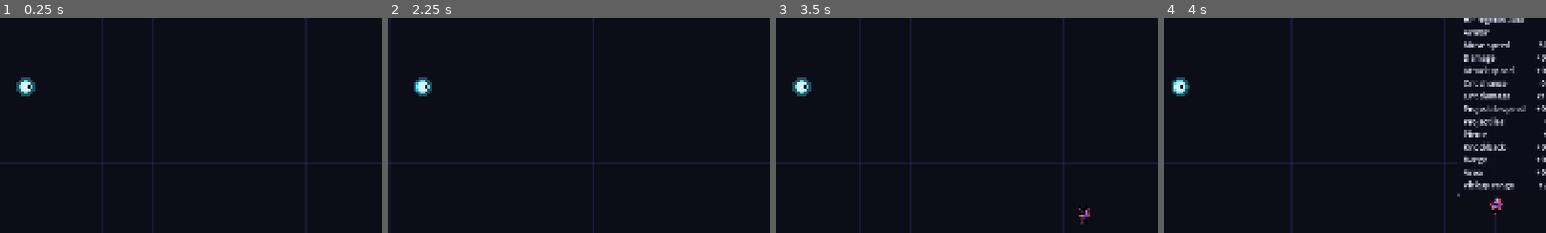
Above: before the commit, frames 1-4 (left to right).
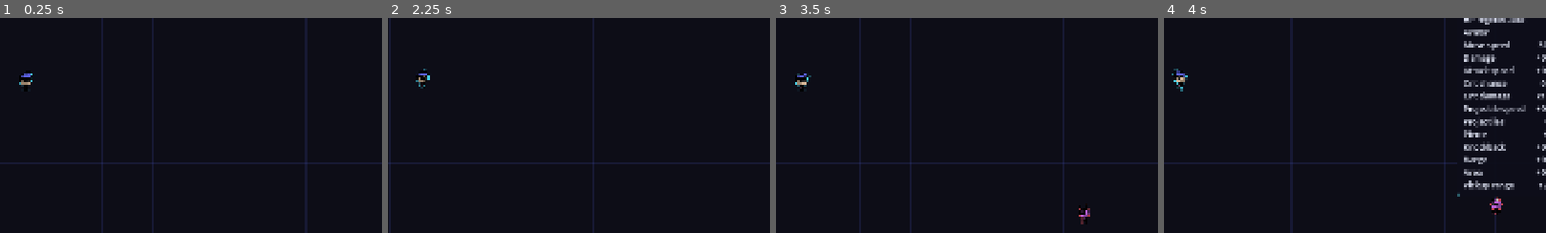
Above: after the commit, the same moments.

Repository: Mowgli2000/survivor-game
Game: Godot game, scene res://src/run/run.tscn
Same seed, same stepped clock (60 frames per second), same inputs: the game is played once before the commit and once after it.
Inputs (mouse positions are % of the whole screen's width and height, from its top left):
- Up to frame 1 (0.25 s): no input
- Up to frame 2 (2.25 s): tap Enter at 0.5 s; move the mouse to (72, 45) at 0.52 s; hold D (move_right) 0.53-1.25 s; hold Tab (show_stats) 0.53-1.25 s; click (72, 45) at 0.67 s; drag from (30, 55) to (45, 70) at 1.27 s; tap Space at 2 s; move the mouse to (60, 28) at 2.02 s; hold D (move_right) from 2.03 s (still down); tap Alt at 2.1 s
- Up to frame 3 (3.5 s): release D (move_right) at 2.75 s; drag from (45, 70) to (20, 35) at 2.77 s
- Up to frame 4 (4 s): move the mouse to (80, 65) at 3.52 s; hold A (move_left) from 3.53 s (still down); hold Tab (show_stats) from 3.53 s (still down)
The pictures show only the part of the screen within x 47-97%, y 34-84%; the shares and areas given below are measured in that part.

The runs differ from the first frame. In frame 1, 0.4% of the frame differs, in the area x 4-10%, y 25-37%; in frame 2, 0.4%; in frame 3, 0.4%; in frame 4, 0.4%, in the area x 2-7%, y 23-37%.

Commit message:
feat: animated player sprite
Co-Authored-By: Claude Opus 5.5 <noreply@anthropic.com>

Diff:
--- a/data/characters/drifter.tres
+++ b/data/characters/drifter.tres
@@ -15,3 +15,4 @@
 invulnerability_time = 0.5
 radius = 16.0
 color = Color(0.85, 0.95, 1, 1)
+sprite_id = &"player"
--- a/src/player/character_data.gd
+++ b/src/player/character_data.gd
@@ -13,3 +13,5 @@
 
 @export_group("Visual (placeholder)")
 @export var color: Color = Color(0.85, 0.95, 1.0)
+## Sprite sheet id in assets/sprites/ (empty: placeholder circle).
+@export var sprite_id: StringName
--- a/src/player/player.gd
+++ b/src/player/player.gd
@@ -6,6 +6,11 @@
 signal health_changed(hp: float, max_hp: float)
 signal damaged(amount: float)
 signal died
+
+## Sprite height in px per px of collision radius.
+const SPRITE_HEIGHT_PER_RADIUS := 3.6
+## Feet sit this fraction of the radius below the player center.
+const SPRITE_FOOT := 0.8
 
 var stats: StatBlock
 var hp: float = 1.0
@@ -18,6 +23,7 @@
 
 var weapons: WeaponHolder
 var camera: GameCamera
+var animator := SpriteAnimator.new()
 
 var _data: CharacterData
 var _arena: Rect2
@@ -29,6 +35,9 @@
 	_data = data
 	_arena = arena
 	radius = data.radius
+	var path := "res://assets/sprites/%s.tres" % data.sprite_id
+	var has_sprite := data.sprite_id != &"" and ResourceLoader.exists(path)
+	animator.reset(load(path) as SpriteSheet if has_sprite else null, 0.0)
 	stats = StatBlock.from_defaults(data.stat_overrides)
 	hp = stats.get_value(StatIds.MAX_HP)
 	_last_max_hp = hp
@@ -63,6 +72,9 @@
 	velocity = direction * stats.get_value(StatIds.MOVE_SPEED)
 	move_and_slide()
 	position = position.clamp(_arena.position, _arena.end)
+	var anim := &"walk" if velocity.length_squared() > 4.0 else &"idle"
+	if animator.advance(delta, anim, velocity.x):
+		queue_redraw()
 
 	var regen := stats.get_value(StatIds.HP_REGEN)
 	if regen > 0.0:
@@ -114,6 +126,10 @@
 
 
 func _draw() -> void:
+	if animator.sheet != null:
+		animator.sheet.draw(self, animator.frame, radius * SPRITE_HEIGHT_PER_RADIUS, radius * SPRITE_FOOT,
+			animator.facing, Color.WHITE)
+		return
 	var color := _data.color if _data != null else Color.WHITE
 	var neon := Color(0.3, 0.9, 1.0)
 	draw_arc(Vector2.ZERO, radius + 4.0, 0.0, TAU, 32, Color(neon, 0.3), 6.0, true)
--- a/tests/unit/test_player.gd
+++ b/tests/unit/test_player.gd
@@ -50,3 +50,16 @@
 	_player.take_damage(5.0)
 	_player.heal(100.0)
 	assert_eq(_player.hp, 50.0)
+
+
+func test_player_sprite_faces_movement() -> void:
+	var data := CharacterData.new()
+	data.sprite_id = &"player"
+	var player := Player.new()
+	player.setup(data, Rect2(-500, -500, 1000, 1000))
+	player.bot_input = func() -> Vector2: return Vector2.LEFT
+	add_child_autofree(player)
+	assert_not_null(player.animator.sheet)
+	await wait_physics_frames(3)
+	assert_eq(player.animator.facing, -1.0)
+	assert_eq(player.animator.animation, &"walk")
